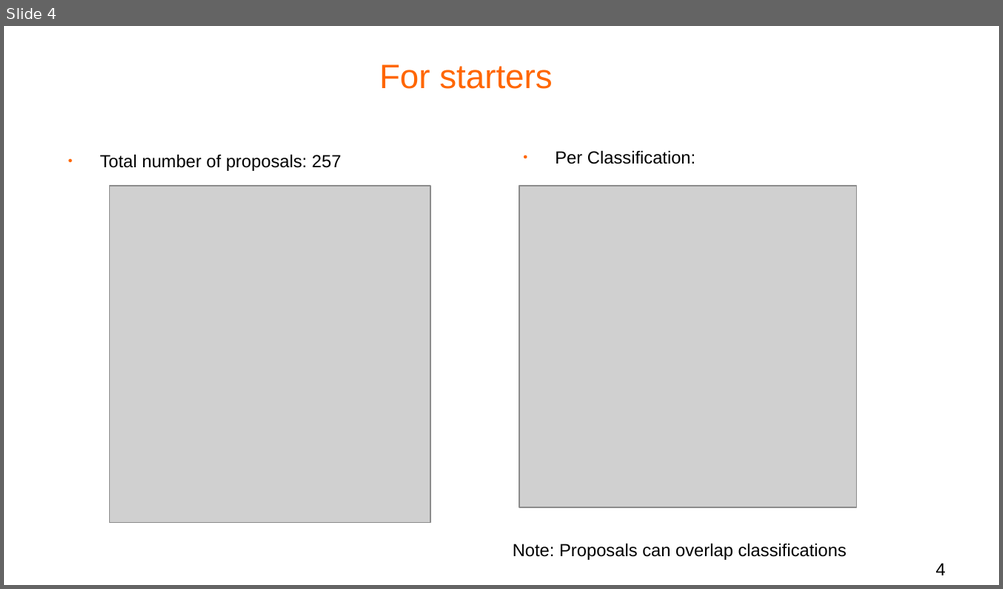
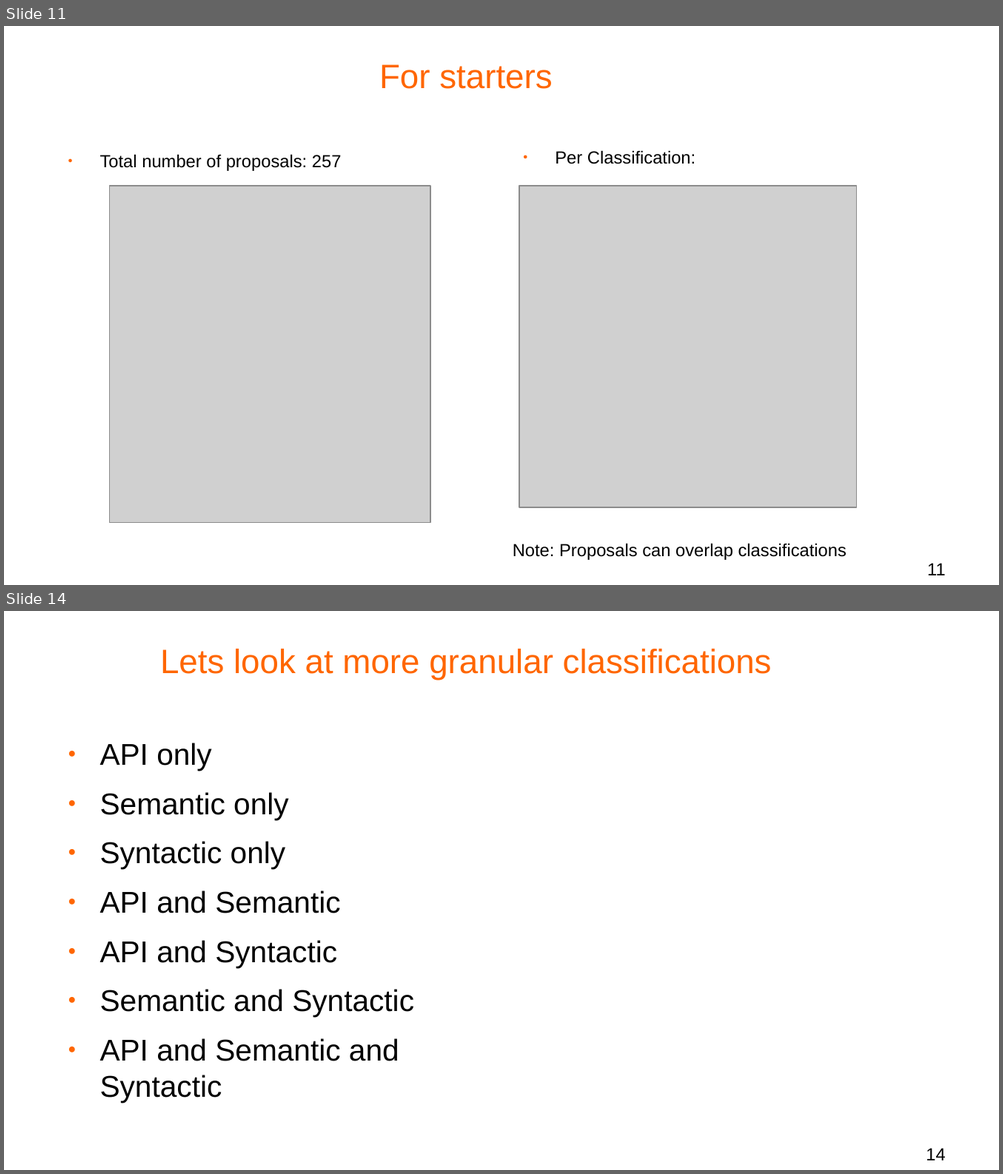
Before and after one commit to bldl/js-proposals, a slide deck: Data Analysis/Presentation/tc39 proposals observations.odp. Shown one above the other, each under a label of ours: slide 4 before the commit, slides 11 and 14 after it; the slides between them are not shown. The pictures are 1003x589 and 1003x1174 pixels, drawn with LibreOffice and Linux fonts; fonts in the diff are those of the drawing; grey boxes stand for pictures; background and template pictures are left out. Boxes give left, top, right and bottom in pixels: in the first picture for what was removed or moved away, otherwise in the second. Text is boxed around its words. In the diff, an @@ line names an element or a change of style, - is before the commit and + after.

```diff
--- a/Data Analysis/Presentation/tc39 proposals observations.odp
+++ b/Data Analysis/Presentation/tc39 proposals observations.odp
@@ slide 14 added at box(4, 611, 999, 1170), background #FFFFFF @@
@@ title added at box(160, 649, 771, 680), 27 pt, text #FF6600 @@
+Lets look at more granular classifications
@@ text added at box(100, 743, 414, 1103), 24 pt, text #000000 @@
+● API only
+● Semantic only
+● Syntactic only
+● API and Semantic
+● API and Syntactic
+● Semantic and Syntactic
+● API and Semantic and Syntactic
@@ page number added at box(925, 1148, 945, 1161), 14 pt, text #000000 @@
+14
@@ what was slide 4 is now slide 11 @@
@@ page number at box(927, 563, 945, 576): text changed @@
-4
+11
```
Also in this commit, not shown: 2 slides changed, 11 other slides added, 1 slide removed, 55 other files.
